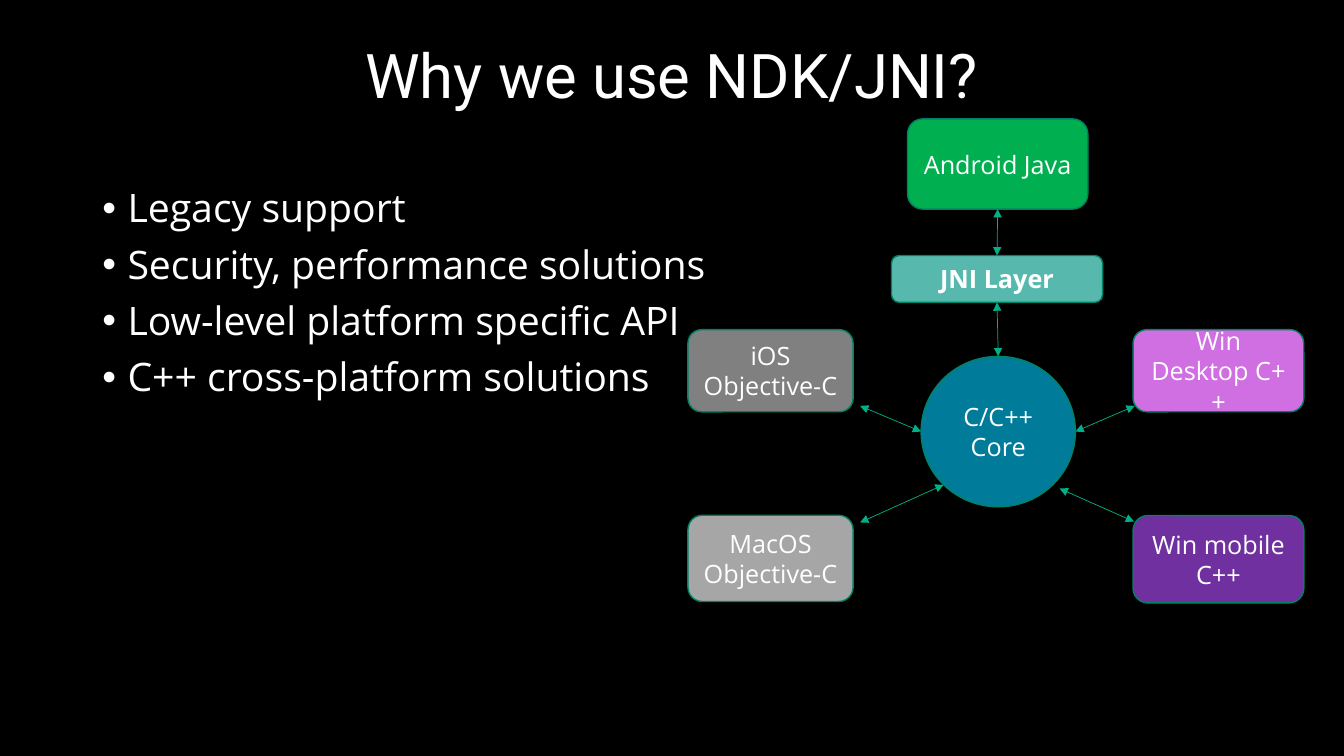
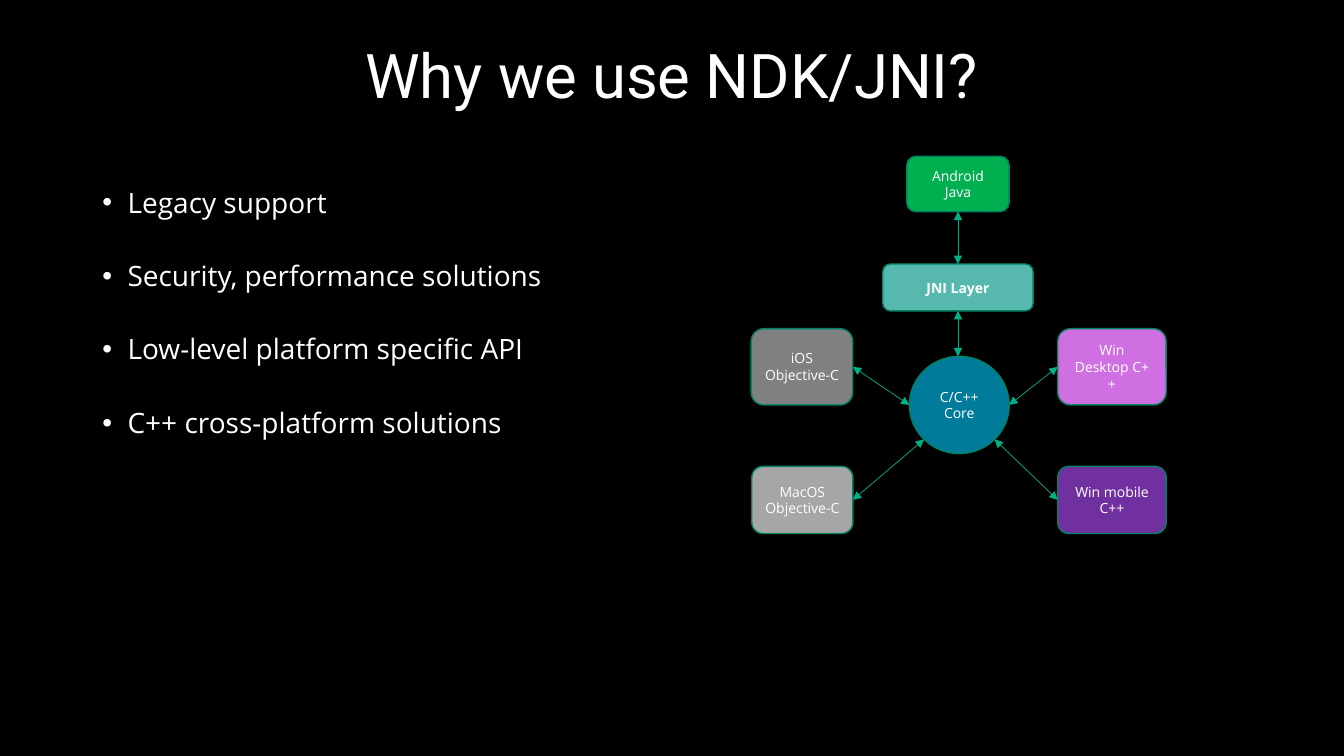
Before and after one commit to 9majka/NDK_presentation, a slide deck: slide 4 of NDK_SoftServeTheme.pptx. Drawn at 1344x756 pixels with LibreOffice and Linux fonts; fonts in the diff are those of the drawing; background and template pictures are left out. Boxes give left, top, right and bottom in pixels: in the first picture for what was removed or moved away, otherwise in the second. Text is boxed around its words. In the diff, an @@ line names an element or a change of style, - is before the commit and + after.

```diff
--- a/NDK_SoftServeTheme.pptx
+++ b/NDK_SoftServeTheme.pptx
@@ rounded rectangle "Android Java": place and size @@
-rounded rectangle "Android Java" at (907, 119, 1088, 209)
+rounded rectangle "Android Java" at (907, 156, 1010, 212)
@@ text "Legacy support" at (128, 193, 541, 440): size 28 to 20 pt @@
@@ double arrow moved from (998, 209) - (997, 255) to (958, 212) - (958, 264) @@
@@ rounded rectangle "JNI Layer": place and size @@
-rounded rectangle "JNI Layer" at (891, 255, 1102, 302)
+rounded rectangle "JNI Layer" at (883, 264, 1033, 312)
@@ rounded rectangle "iOS Objective-C": place and size @@
-rounded rectangle "iOS Objective-C" at (688, 330, 853, 412)
+rounded rectangle "iOS Objective-C" at (751, 329, 853, 405)
@@ double arrow moved from (997, 302) - (998, 357) to (958, 311) - (958, 357) @@
@@ rounded rectangle "Win Desktop C++": place and size @@
-rounded rectangle "Win Desktop C++" at (1133, 330, 1304, 412)
+rounded rectangle "Win Desktop C++" at (1058, 329, 1167, 405)
@@ ellipse "C/C++": place and size @@
-ellipse "C/C++" at (922, 357, 1076, 507)
+ellipse "C/C++" at (909, 357, 1009, 454)
@@ double arrow moved from (922, 432) - (860, 406) to (909, 405) - (853, 367) @@
@@ double arrow moved from (1076, 432) - (1135, 406) to (1009, 405) - (1058, 367) @@
@@ double arrow moved from (944, 485) - (860, 522) to (925, 440) - (853, 500) @@
@@ double arrow moved from (1060, 489) - (1134, 521) to (995, 440) - (1058, 500) @@
@@ rounded rectangle "MacOS Objective-C": place and size @@
-rounded rectangle "MacOS Objective-C" at (688, 515, 853, 602)
+rounded rectangle "MacOS Objective-C" at (752, 467, 853, 534)
@@ size 18 to 10 pt in 7 elements at (883, 264, 1033, 312), (751, 329, 853, 405), (1058, 329, 1167, 405), (909, 357, 1009, 454), (907, 156, 1010, 212), (752, 467, 853, 534), (1058, 467, 1167, 534) @@
@@ rounded rectangle "Win mobile C++": place and size @@
-rounded rectangle "Win mobile C++" at (1133, 516, 1304, 604)
+rounded rectangle "Win mobile C++" at (1058, 467, 1167, 534)
```
Also in this commit, not shown: 9 other slides changed, 5 other files.
